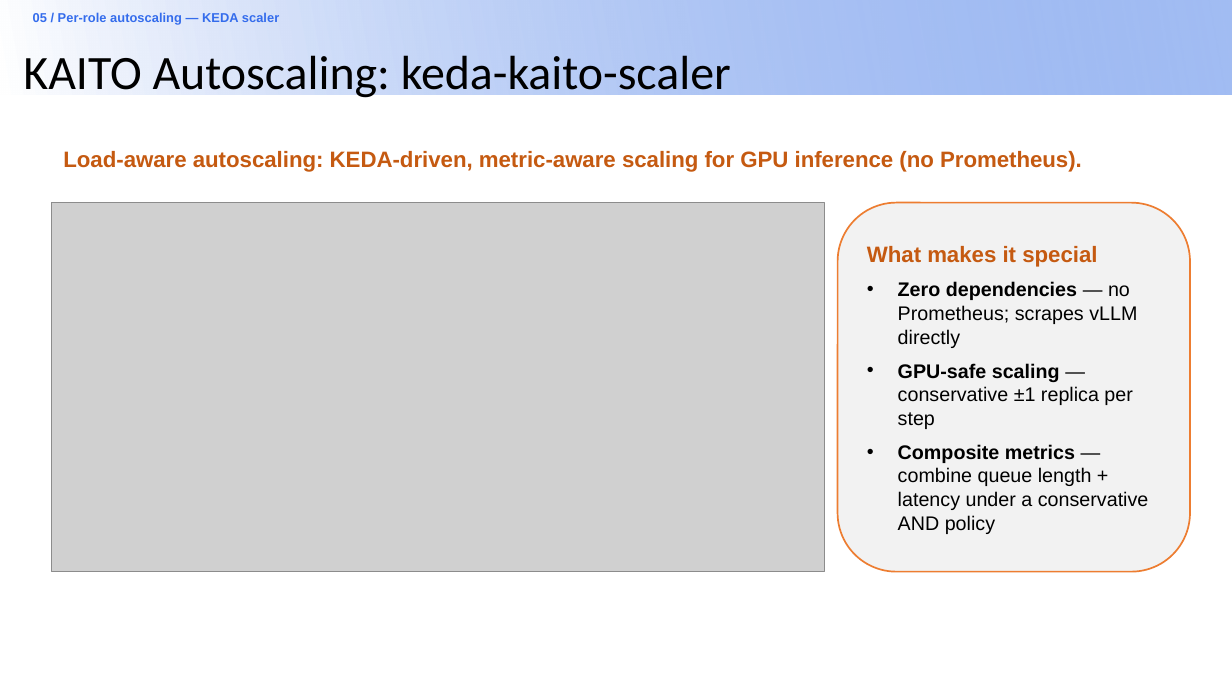
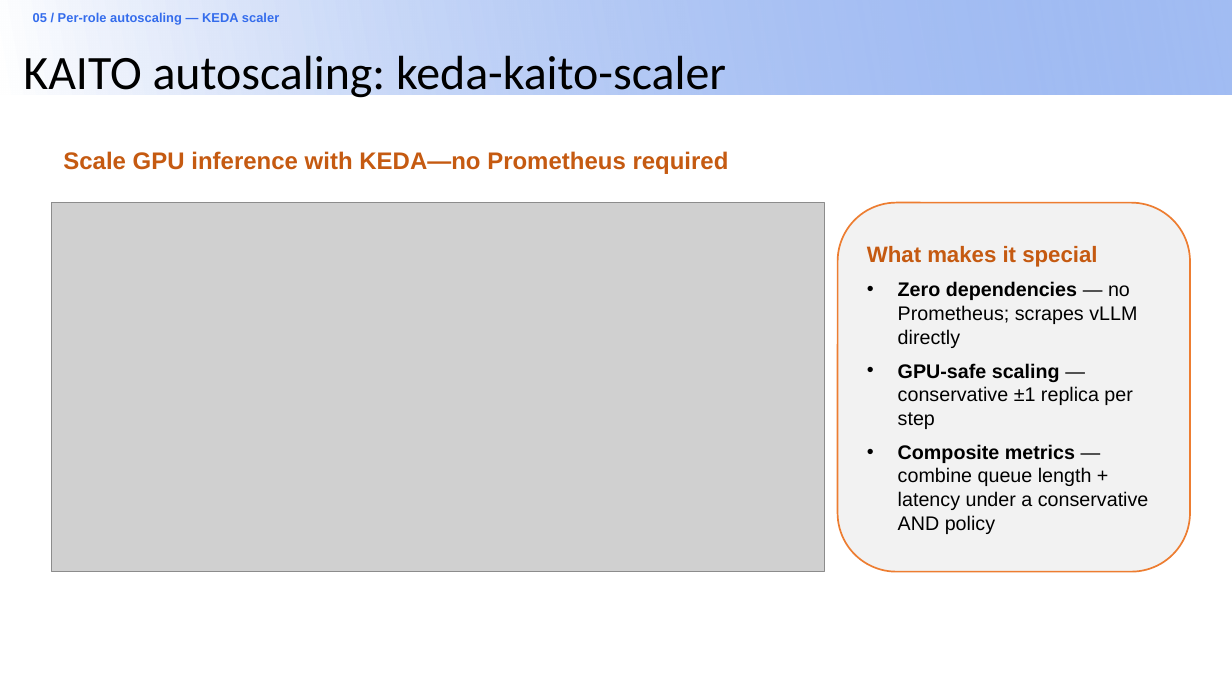
Before and after one commit to andyzhangx/demo, a slide deck: slide 25 of llm/pd-disaggregation/kubecon-na-2026-pd-disaggregation-kaito-llmd.pptx (slide 26 before the commit). Drawn at 1232x693 pixels with LibreOffice and Linux fonts; fonts in the diff are those of the drawing; grey boxes stand for pictures; background and template pictures are left out. Boxes give left, top, right and bottom in pixels: in the first picture for what was removed or moved away, otherwise in the second. Text is boxed around its words. In the diff, an @@ line names an element or a change of style, - is before the commit and + after.

```diff
--- a/llm/pd-disaggregation/kubecon-na-2026-pd-disaggregation-kaito-llmd.pptx
+++ b/llm/pd-disaggregation/kubecon-na-2026-pd-disaggregation-kaito-llmd.pptx
@@ title at (23, 55, 726, 101): text changed @@
-KAITO Autoscaling: keda-kaito-scaler
+KAITO autoscaling: keda-kaito-scaler
@@ text at (63, 151, 729, 174): text changed; size 12.9 to 14 pt @@
-Load-aware autoscaling: KEDA-driven, metric-aware scaling for GPU inference (no Prometheus).
+Scale GPU inference with KEDA—no Prometheus required
```
Also in this commit, not shown: 5 other slides changed.
